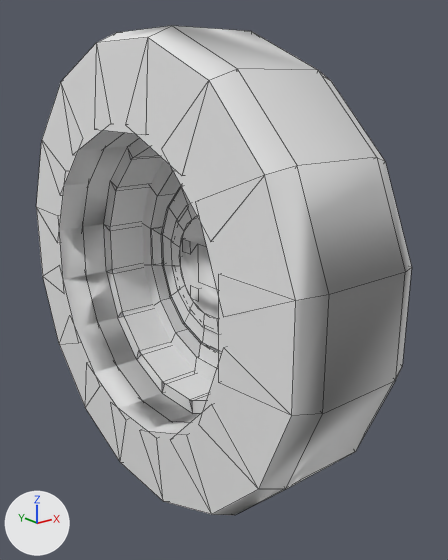
The OBJ model mccore/src/main/resources/assets/ivv/objmodels/parts/bigtirebudd.obj: old version first, new version second.
Before and after are seen from a camera (50 mm lens) standing at (-0.766, -1.089, 0.398) and looking at (0.061, -0.055, -0.016). The axes (+X, +Y, +Z) are drawn at lower left. The lights are the same throughout. Mesh edges are drawn as thin lines. Where no turn or scale is listed for an object, it has been applied to the vertices.

Names of what the first picture shows: 'rim', 'tire'.
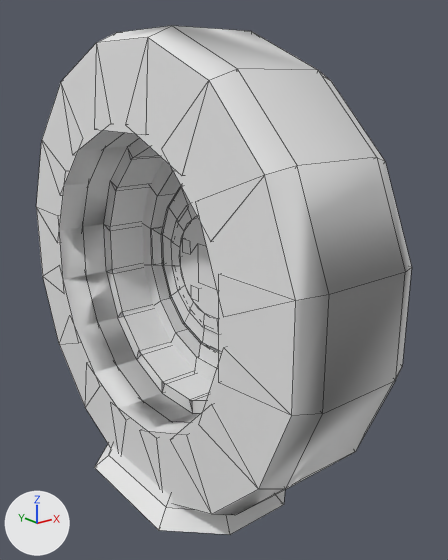
Boxes (x1, y1, x2, y2) around the edits, measured in the pictures (448 x 560 px):
'flat', added
    after: (94, 444, 285, 534)

What changed in the scene script:
```text
Add mat_m_1d458b9e_e5d0_72b7_b3ba_fa26a31e8501:
    mat_m_1d458b9e_e5d0_72b7_b3ba_fa26a31e8501 = principled_material('m_1d458b9e-e5d0-72b7-b3ba-fa26a31e8501')
    mat_m_1d458b9e_e5d0_72b7_b3ba_fa26a31e8501.base_color = (0.8, 0.8, 0.8)  # white #e7e7e7
    mat_m_1d458b9e_e5d0_72b7_b3ba_fa26a31e8501.roughness = 1.0
Add me_flat:
    me_flat.from_pydata(...)  # 26 vertices, 32 faces; spans x -0.188..0.188, y -0.25..0.25, z -0.5..-0.437
    me_flat.materials.append(mat_m_1d458b9e_e5d0_72b7_b3ba_fa26a31e8501)  # white #e7e7e7
Add ob_flat:
    ob_flat = bpy.data.objects.new('flat', me_flat)
    ob_flat.location = (0.0, 0.0, 0.0)
```
